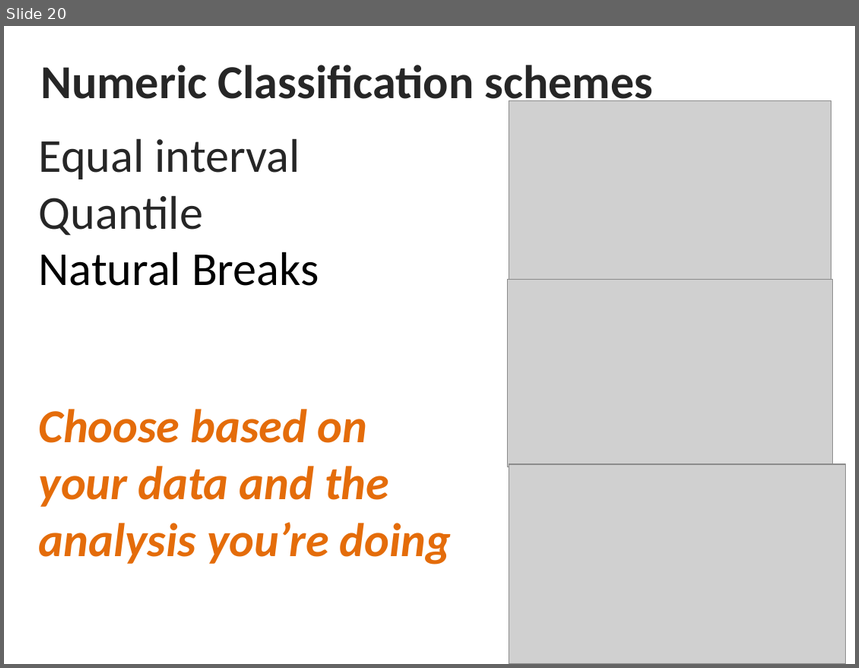
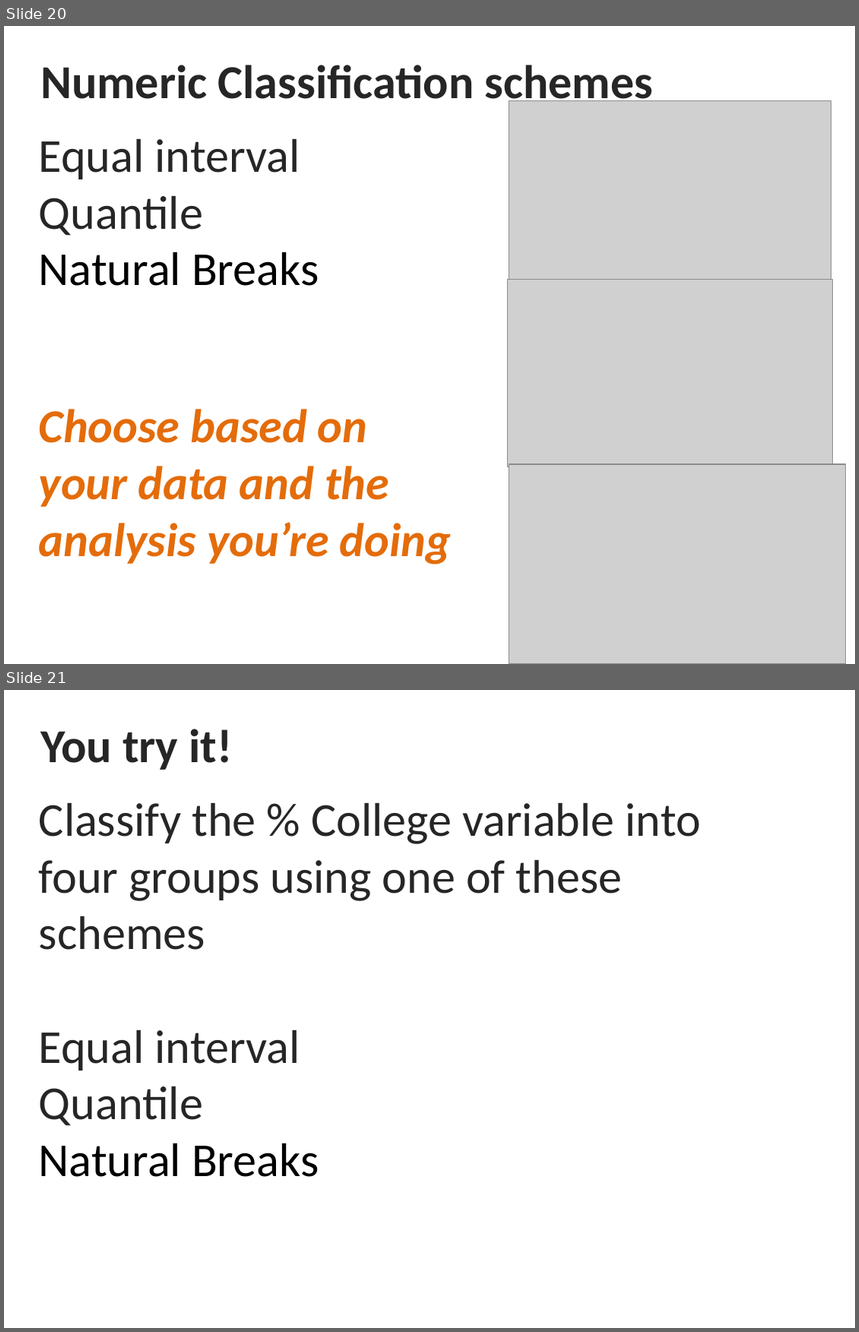
Before and after one commit to jshannon75/geog4300, a slide deck: slides/Geog4300_Fa18_Lecture 3-2 Data classification and central tendancy.pptx. Shown one above the other, each under a label of ours: slide 20 before the commit, slides 20 and 21 after it. The pictures are 859x668 and 859x1332 pixels, drawn with LibreOffice and Linux fonts; fonts in the diff are those of the drawing; grey boxes stand for pictures. Boxes give left, top, right and bottom in pixels: in the first picture for what was removed or moved away, otherwise in the second. Text is boxed around its words. In the diff, an @@ line names an element or a change of style, - is before the commit and + after.

```diff
--- a/slides/Geog4300_Fa18_Lecture 3-2 Data classification and central tendancy.pptx
+++ b/slides/Geog4300_Fa18_Lecture 3-2 Data classification and central tendancy.pptx
@@ slide 21 added at (4,690,855,1328), background #FFFFFF @@
@@ text added at (40,729,232,770), 40 pt, text #262626, bold @@
+You try it!
@@ text added at (39,802,701,1177), 40 pt, text #262626 @@
+Classify the % College variable into four groups using one of these schemes
+Equal interval
+Quantile
+Natural Breaks
```
Also in this commit, not shown: 2 slides changed.
